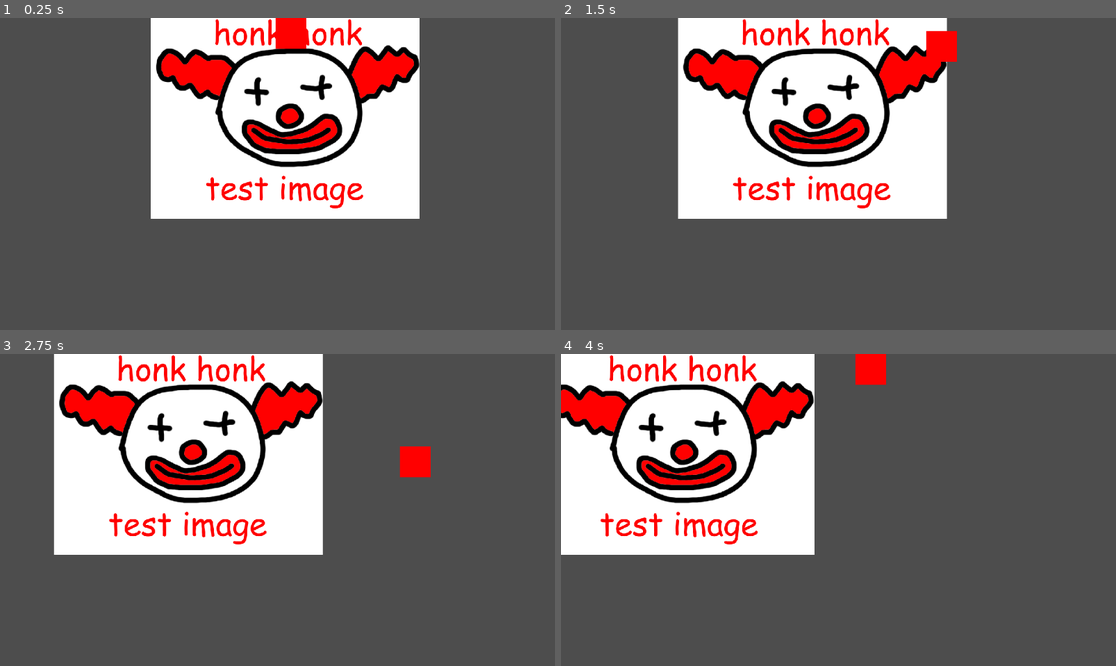
Above: before the commit, frames 1-4 (two rows, left to right).
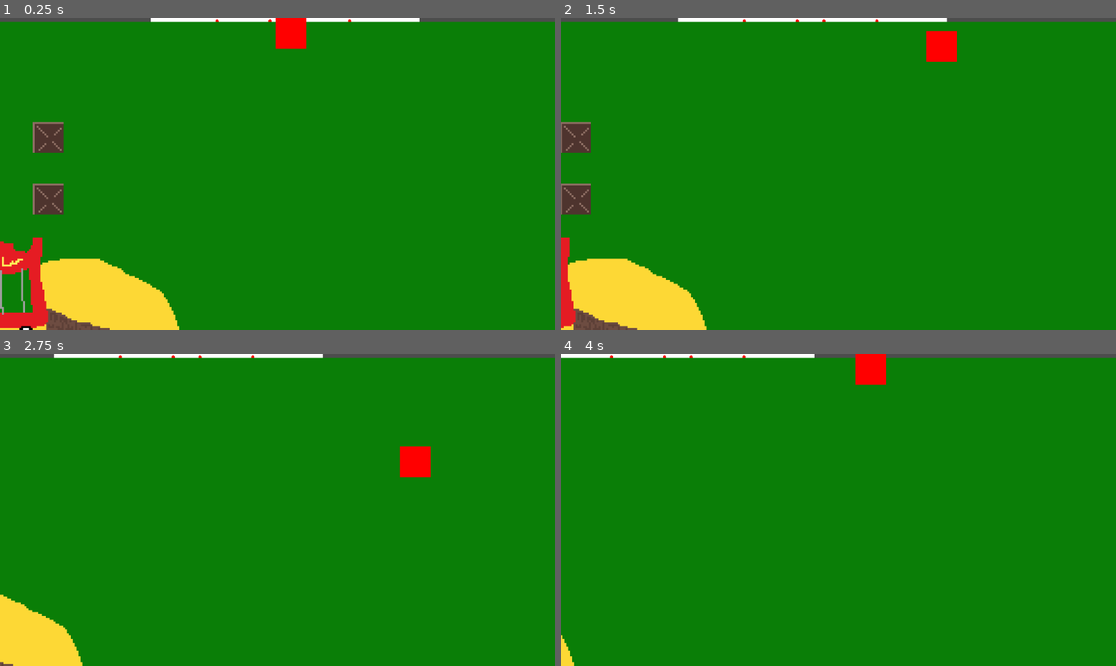
Above: after the commit, the same moments.

Repository: zelochron42/Clown-Ranch-Game
Game: Godot game, scene res://main_scene.tscn
The game is run twice, just before and just after one commit, with the same random seed, the same clock (stepped at 60 frames per second) and the same inputs.
Inputs:
- Up to frame 1 (0.25 s): no input
- Up to frame 2 (1.5 s): hold Right (ui_right) 0.53-1.28 s; hold Down (ui_down) from 1.28 s (still down)
- Up to frame 3 (2.75 s): release Down (ui_down) at 2.03 s; hold Right (ui_right) from 2.03 s (still down)
- Up to frame 4 (4 s): release Right (ui_right) at 2.78 s; hold Up (ui_up) 2.78-3.53 s; hold Left (ui_left) from 3.53 s (still down)

The runs differ from the first frame. In frame 1, 98% of the frame differs, in the area x 0-100%, y 1-100%; in frame 2, 98%; in frame 3, 98%; in frame 4, 98%.

Commit message:
Backg update

Diff:
--- a/main_scene.tscn
+++ b/main_scene.tscn
@@ -1,15 +1,17 @@
-[gd_scene load_steps=6 format=3 uid="uid://c1s4kykt7sebs"]
+[gd_scene load_steps=7 format=3 uid="uid://c1s4kykt7sebs"]
 
 [ext_resource type="Texture2D" uid="uid://ci3y46116en3f" path="res://redcube.png" id="1_12xs2"]
 [ext_resource type="Texture2D" uid="uid://8qn276oaai32" path="res://test_image.png" id="1_fsc0j"]
 [ext_resource type="Script" path="res://TilemapObject.gd" id="2_avyxl"]
 [ext_resource type="Script" path="res://Player.gd" id="2_so2lg"]
+[ext_resource type="Texture2D" uid="uid://ccv6go4oo7uxk" path="res://d01.png" id="5_gfouj"]
 
 [sub_resource type="TileSet" id="TileSet_yrj0a"]
 
 [node name="MainScene" type="Node2D"]
 
 [node name="Player" type="Sprite2D" parent="."]
+top_level = true
 texture = ExtResource("1_12xs2")
 script = ExtResource("2_so2lg")
 
@@ -34,3 +36,7 @@
 position = Vector2(5, 52)
 scale = Vector2(0.17443, 0.17443)
 texture = ExtResource("1_fsc0j")
+
+[node name="D01" type="Sprite2D" parent="."]
+position = Vector2(48, 98)
+texture = ExtResource("5_gfouj")
Binary file changed: d01.png
